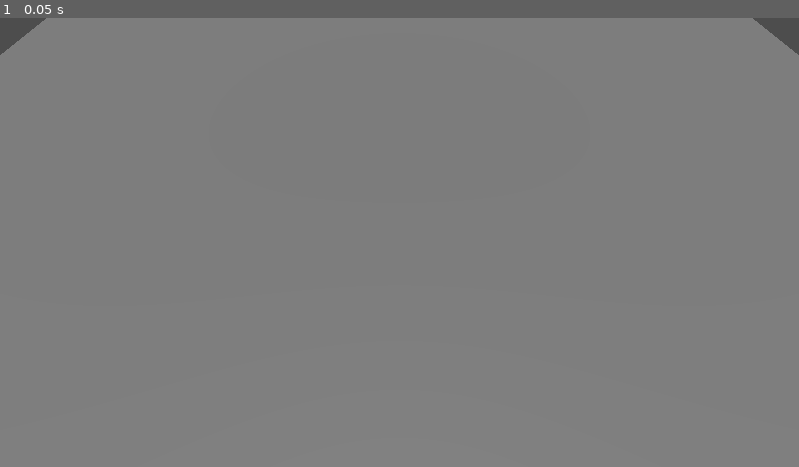
Above: before the commit, frame 1.
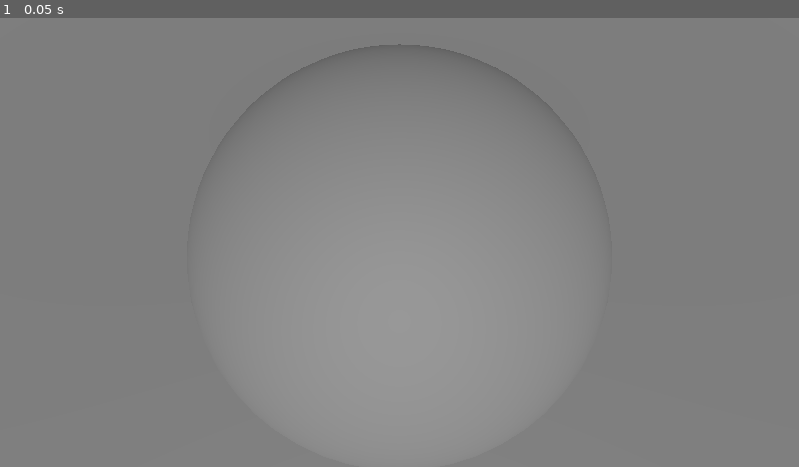
Above: after the commit, the same moment.

Repository: Lycentzia/platzen-oder-profit
Game: Godot game, scene res://main.tscn
Same seed, same stepped clock (60 frames per second), same inputs: the game is played once before the commit and once after it.
Inputs:
- Up to frame 1 (0.05 s): no input

The runs differ from the first frame. In frame 1, 2.1% of the frame differs, in the area x 0-100%, y 0-73%.

Commit message:
sphere and camera adjustment

Diff:
--- a/main.tscn
+++ b/main.tscn
@@ -1,4 +1,6 @@
-[gd_scene load_steps=3 format=3 uid="uid://dtqbbvoy7gsg0"]
+[gd_scene load_steps=4 format=3 uid="uid://dtqbbvoy7gsg0"]
+
+[ext_resource type="PackedScene" uid="uid://bhyqis20wvvgn" path="res://sphere.tscn" id="1_kh8ai"]
 
 [sub_resource type="BoxShape3D" id="BoxShape3D_o3wit"]
 size = Vector3(100, 2, 100)
@@ -22,7 +24,9 @@
 shadow_enabled = true
 
 [node name="CameraPivot" type="Marker3D" parent="."]
-transform = Transform3D(1, 0, 0, 0, 0.707107, 0.707107, 0, -0.707107, 0.707107, 0, 20, 0)
+transform = Transform3D(1, 0, 0, 0, 0.707107, 0.707107, 0, -0.707107, 0.707107, 0, 15, 8)
 
 [node name="Camera3D" type="Camera3D" parent="CameraPivot"]
 transform = Transform3D(1, 0, 0, 0, 0.965926, 0.258819, 0, -0.258819, 0.965926, 0, 0, 0)
+
+[node name="Sphere" parent="." instance=ExtResource("1_kh8ai")]
--- /dev/null
+++ b/sphere.tscn
@@ -0,0 +1,17 @@
+[gd_scene load_steps=3 format=3 uid="uid://bhyqis20wvvgn"]
+
+[sub_resource type="SphereMesh" id="SphereMesh_pi128"]
+lightmap_size_hint = Vector2i(316, 159)
+radius = 10.0
+height = 20.0
+
+[sub_resource type="SphereShape3D" id="SphereShape3D_wjs4r"]
+radius = 10.0
+
+[node name="Sphere" type="StaticBody3D"]
+
+[node name="MeshInstance3D" type="MeshInstance3D" parent="."]
+mesh = SubResource("SphereMesh_pi128")
+
+[node name="CollisionShape3D" type="CollisionShape3D" parent="."]
+shape = SubResource("SphereShape3D_wjs4r")
